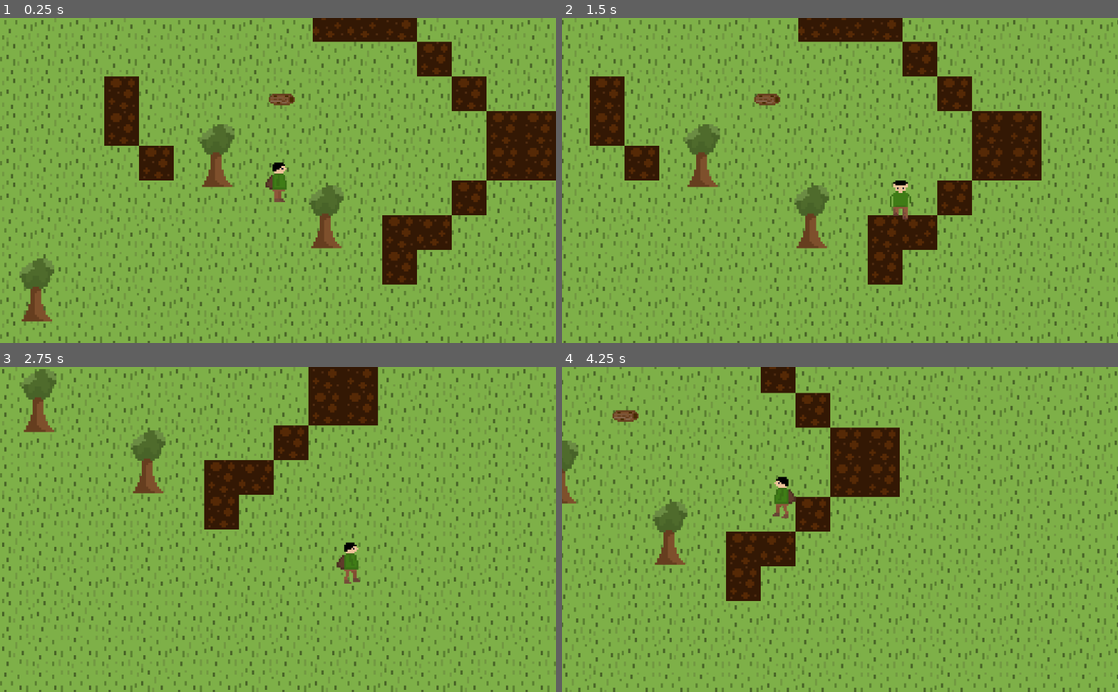
Above: before the commit, frames 1-4 (two rows, left to right).
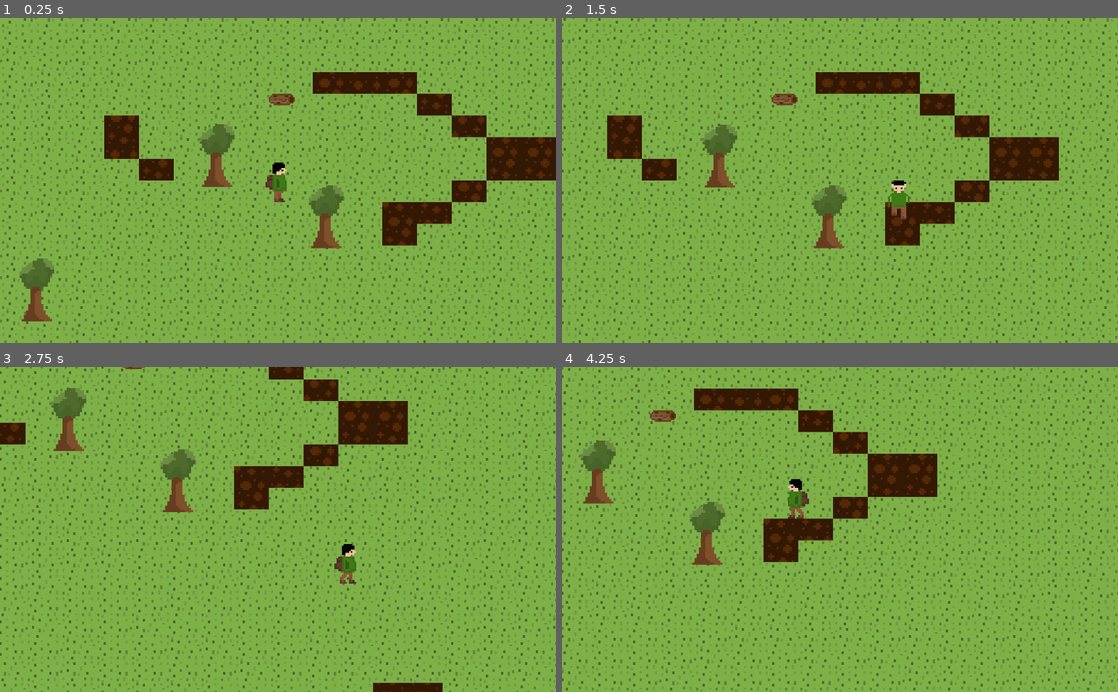
Above: after the commit, the same moments.

Repository: nalton-software/godot-fire-jam
Game: Godot game, scene res://scenes/Main.tscn
Two runs of this game, one before a commit and one after it. Both use one fixed random seed, a clock stepped at 60 frames per second and the inputs below.
Inputs (mouse positions are in pixels of both pictures, inside the frame that each line leads up to):
- Up to frame 1 (0.25 s): no input
- Up to frame 2 (1.5 s): tap Enter at 0.5 s; move the mouse to (890, 216) at 0.52 s; hold Right (ui_right) 0.53-1.28 s; click (890, 216) at 0.67 s; move the mouse to (739, 154) at 1.27 s; hold Down (ui_down) from 1.28 s (still down); click (739, 154) at 1.42 s
- Up to frame 3 (2.75 s): move the mouse to (333, 458) at 2.02 s; release Down (ui_down) at 2.03 s; hold Right (ui_right) from 2.03 s (still down)
- Up to frame 4 (4.25 s): move the mouse to (812, 594) at 2.77 s; release Right (ui_right) at 2.78 s; hold Up (ui_up) 2.78-3.53 s; click (812, 594) at 2.92 s; move the mouse to (1006, 578) at 3.52 s; hold Left (ui_left) from 3.53 s (still down)

The runs differ from the first frame. In frame 1, 21% of the frame differs, in the area x 0-100%, y 0-100%; in frame 2, 25%; in frame 3, 23%; in frame 4, 24%.

Commit message:
/home/thatcoolcoder/gacp.sh

Diff:
--- a/scenes/Main.tscn
+++ b/scenes/Main.tscn
@@ -18,6 +18,7 @@
 [node name="Dirt" parent="." instance=ExtResource( 6 )]
 
 [node name="Grass" parent="." instance=ExtResource( 1 )]
+scale = Vector2( 4, 2.5 )
 tile_data = PoolIntArray( -1310755, 5, 0, -1310754, 5, 0, -1310753, 5, 1, -1310752, 5, 1, -1310751, 5, 1, -1310750, 5,  …(53177 unchanged characters)…
 
 [node name="YSort" type="YSort" parent="."]
--- a/scenes/Player.tscn
+++ b/scenes/Player.tscn
@@ -1,75 +1,134 @@
-[gd_scene load_steps=17 format=2]
+[gd_scene load_steps=30 format=2]
 
 [ext_resource path="res://scripts/Player.gd" type="Script" id=1]
-[ext_resource path="res://art/player_side-sheet.png" type="Texture" id=2]
-[ext_resource path="res://art/player_up-sheet.png" type="Texture" id=3]
-[ext_resource path="res://art/player_down-sheet.png" type="Texture" id=4]
+[ext_resource path="res://art/player_walk_side.png" type="Texture" id=2]
+[ext_resource path="res://art/player_walk_up.png" type="Texture" id=3]
+[ext_resource path="res://art/player_walk_down.png" type="Texture" id=4]
+[ext_resource path="res://art/player_still_side.png" type="Texture" id=5]
+[ext_resource path="res://art/player_still_down.png" type="Texture" id=6]
+[ext_resource path="res://art/player_still_up.png" type="Texture" id=7]
 
 [sub_resource type="RectangleShape2D" id=1]
 extents = Vector2( 13.3792, 9.25983 )
 
+[sub_resource type="AtlasTexture" id=17]
+atlas = ExtResource( 5 )
+region = Rect2( 0, 0, 16, 24 )
+
+[sub_resource type="AtlasTexture" id=18]
+atlas = ExtResource( 5 )
+region = Rect2( 16, 0, 16, 24 )
+
 [sub_resource type="AtlasTexture" id=2]
-atlas = ExtResource( 4 )
+atlas = ExtResource( 3 )
 region = Rect2( 0, 0, 16, 24 )
 
 [sub_resource type="AtlasTexture" id=3]
-atlas = ExtResource( 4 )
+atlas = ExtResource( 3 )
 region = Rect2( 16, 0, 16, 24 )
 
 [sub_resource type="AtlasTexture" id=4]
-atlas = ExtResource( 4 )
+atlas = ExtResource( 3 )
 region = Rect2( 32, 0, 16, 24 )
 
 [sub_resource type="AtlasTexture" id=5]
-atlas = ExtResource( 4 )
+atlas = ExtResource( 3 )
 region = Rect2( 48, 0, 16, 24 )
 
 [sub_resource type="AtlasTexture" id=6]
-atlas = ExtResource( 3 )
+atlas = ExtResource( 2 )
 region = Rect2( 0, 0, 16, 24 )
 
 [sub_resource type="AtlasTexture" id=7]
-atlas = ExtResource( 3 )
+atlas = ExtResource( 2 )
 region = Rect2( 16, 0, 16, 24 )
 
 [sub_resource type="AtlasTexture" id=8]
-atlas = ExtResource( 3 )
+atlas = ExtResource( 2 )
 region = Rect2( 32, 0, 16, 24 )
 
 [sub_resource type="AtlasTexture" id=9]
-atlas = ExtResource( 3 )
+atlas = ExtResource( 2 )
 region = Rect2( 48, 0, 16, 24 )
 
 [sub_resource type="AtlasTexture" id=10]
 atlas = ExtResource( 2 )
-region = Rect2( 0, 0, 16, 24 )
+region = Rect2( 64, 0, 16, 24 )
 
 [sub_resource type="AtlasTexture" id=11]
 atlas = ExtResource( 2 )
+region = Rect2( 80, 0, 16, 24 )
+
+[sub_resource type="AtlasTexture" id=12]
+atlas = ExtResource( 4 )
+region = Rect2( 0, 0, 16, 24 )
+
+[sub_resource type="AtlasTexture" id=13]
+atlas = ExtResource( 4 )
 region = Rect2( 16, 0, 16, 24 )
 
-[sub_resource type="SpriteFrames" id=12]
+[sub_resource type="AtlasTexture" id=14]
+atlas = ExtResource( 4 )
+region = Rect2( 32, 0, 16, 24 )
+
+[sub_resource type="AtlasTexture" id=15]
+atlas = ExtResource( 4 )
+region = Rect2( 48, 0, 16, 24 )
+
+[sub_resource type="AtlasTexture" id=19]
+atlas = ExtResource( 6 )
+region = Rect2( 0, 0, 16, 24 )
+
+[sub_resource type="AtlasTexture" id=20]
+atlas = ExtResource( 6 )
+region = Rect2( 16, 0, 16, 24 )
+
+[sub_resource type="AtlasTexture" id=21]
+atlas = ExtResource( 7 )
+region = Rect2( 0, 0, 16, 24 )
+
+[sub_resource type="AtlasTexture" id=22]
+atlas = ExtResource( 7 )
+region = Rect2( 16, 0, 16, 24 )
+
+[sub_resource type="SpriteFrames" id=16]
 animations = [ {
+"frames": [ SubResource( 17 ), SubResource( 18 ) ],
+"loop": true,
+"name": "still_side",
+"speed": 2.0
+}, {
 "frames": [ SubResource( 2 ), SubResource( 3 ), SubResource( 4 ), SubResource( 5 ) ],
+"loop": true,
+"name": "walk_up",
+"speed": 10.0
+}, {
+"frames": [ SubResource( 6 ), SubResource( 7 ), SubResource( 8 ), SubResource( 9 ), SubResource( 10 ), SubResource( 11 ) ],
+"loop": true,
+"name": "walk_side",
+"speed": 13.0
+}, {
+"frames": [ SubResource( 12 ), SubResource( 13 ), SubResource( 14 ), SubResource( 15 ) ],
 "loop": true,
 "name": "walk_down",
 "speed": 10.0
 }, {
-"frames": [ SubResource( 6 ), SubResource( 7 ), SubResource( 8 ), SubResource( 9 ) ],
+"frames": [ SubResource( 19 ), SubResource( 20 ) ],
 "loop": true,
-"name": "walk_up",
-"speed": 10.0
+"name": "still_down",
+"speed": 2.0
 }, {
-"frames": [ SubResource( 10 ), SubResource( 11 ) ],
+"frames": [ SubResource( 21 ), SubResource( 22 ) ],
 "loop": true,
-"name": "walk_side",
-"speed": 10.0
+"name": "still_up",
+"speed": 2.0
 } ]
 
 [node name="Player" type="KinematicBody2D" groups=[
 "Players",
 ]]
 script = ExtResource( 1 )
+max_speed = 300
 
 [node name="CollisionShape2D" type="CollisionShape2D" parent="."]
 position = Vector2( 1.0504, 29.9443 )
@@ -77,8 +136,8 @@
 
 [node name="AnimatedSprite" type="AnimatedSprite" parent="."]
 scale = Vector2( 3.29426, 3.29426 )
-frames = SubResource( 12 )
-animation = "walk_side"
+frames = SubResource( 16 )
+animation = "still_up"
 
 [node name="Camera2D" type="Camera2D" parent="."]
 current = true
--- a/scripts/Player.gd
+++ b/scripts/Player.gd
@@ -4,6 +4,7 @@
 export var acceleration := 1500
 export var friction := 2000
 export var shift_multiplier := 1.5
+var direction = 'right'
 
 onready var HUD = owner.get_node("HUD")
 
@@ -27,6 +28,7 @@
 	velocity += direction * get_real_shift(acceleration) * delta
 	velocity = velocity.clamped(get_real_shift(max_speed))
 
+	check_direction()
 	switch_animation()
 	velocity = move_and_slide(velocity)
 
@@ -37,22 +39,40 @@
 		return value
 
 func switch_animation():
-	$AnimatedSprite.playing = true
+	var action
 	if velocity == Vector2.ZERO:
-		$AnimatedSprite.playing = false
-	elif abs(velocity.x) >= abs(velocity.y):
-		$AnimatedSprite.animation = 'walk_side'
+		action = 'still'
+	else:
+		action = 'walk'
+
+	var _direction = direction
+	$AnimatedSprite.flip_h = false
+	if direction == 'left':
+		_direction = 'side'
+		$AnimatedSprite.flip_h = true
+	elif direction == 'right':
+		_direction = 'side'
+
+	$AnimatedSprite.animation = '%s_%s' % [action, _direction]
+	if action == 'still':
+		$AnimatedSprite.speed_scale = 1
+	else:
+		$AnimatedSprite.speed_scale = velocity.length() / max_speed
+
+func check_direction():
+	if velocity == Vector2.ZERO:
+		return
+
+	if abs(velocity.x) >= abs(velocity.y):
 		if velocity.x > 0:
-			$AnimatedSprite.flip_h = false
+			direction = 'right'
 		elif velocity.x < 0:
-			$AnimatedSprite.flip_h = true
-	elif velocity.y > 0:
-		$AnimatedSprite.animation = 'walk_down'
-		$AnimatedSprite.flip_h = false
-	elif velocity.y < 0:
-		$AnimatedSprite.animation = 'walk_up'
-		$AnimatedSprite.flip_h = false
-	$AnimatedSprite.speed_scale = velocity.length() / max_speed
+			direction = 'left'
+	else:
+		if velocity.y > 0:
+			direction = 'down'
+		elif velocity.y < 0:
+			direction = 'up'
 
 func collect(item: ItemData):
 	print('Collecting %s' % item.name)
Binary file removed: art/player.aseprite
Binary file removed: art/player_down-sheet.png
Binary file removed: art/player_down.aseprite
Binary file changed: art/player_palette.ase
Binary file removed: art/player_side-sheet.png
Binary file removed: art/player_side.aseprite
Binary file removed: art/player_side.gif
Binary file added: art/player_still_down.aseprite
Binary file added: art/player_still_down.png
Not shown, changed: art/player_still_down.png.import
Binary file added: art/player_still_side.aseprite
Binary file added: art/player_still_side.png
(and 15 more such lines)
